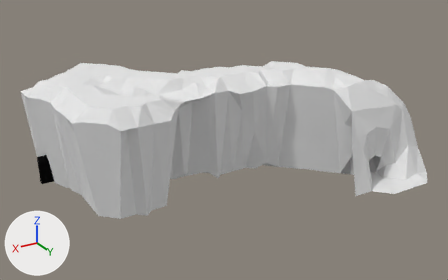
Two versions of the Blender file Assets/Game/Worlds/Farm/Models/Cave/Cave.blend, one commit apart.
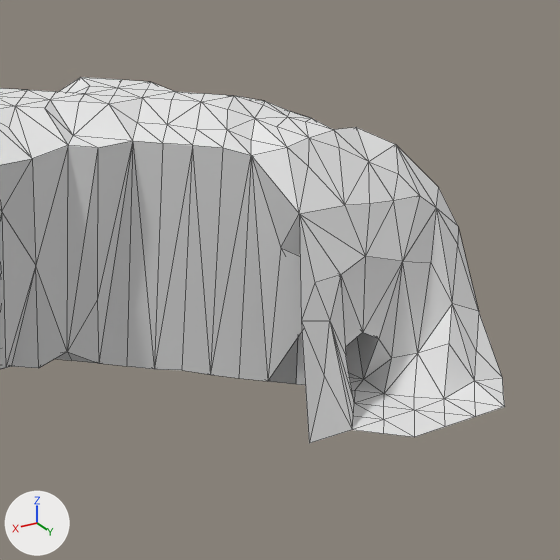
Each version appears first whole from a 50 mm lens placed at (34.7, 88.4, 62.9), pointed at (-26.0, -12.9, 12.3), and next in a close-up on the part from 54% to 100% of the width and 12% to 85% of the height. The lights are fixed; the arrows at lower left show +X, +Y and +Z. The close-ups show mesh edges as thin lines.

The first close-up shows 'Cave'.
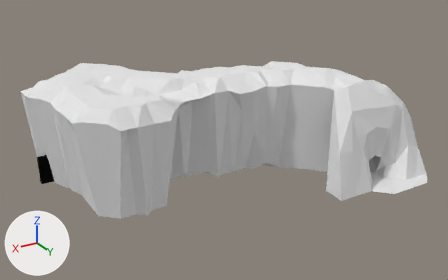
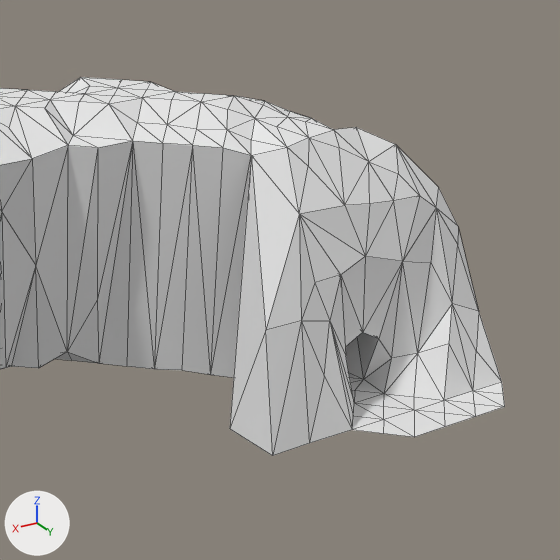
Where the change shows, as pixel boxes [x1, y1, x2, y2] in the close-ups (560 x 560 px; the box of a moved part takes in the faces that stretch with it):
'Cave', reshaped
    before: [0, 77, 505, 443]
    after: [0, 77, 505, 456]
part 1 of me_cave, added
    after: [230, 156, 309, 456]
part 2 of me_cave, moved or reshaped
    both: [414, 304, 505, 417]

Edits to the bpy script that builds the scene:
```text
Change me_cave:
    where me_cave.from_pydata(...)  # 577 vertices, 1099 faces; spans x -6250.0..938.0, y 438.0..2623.0, z -1250.0..4063.0
    used by ob_cave; location = (0.0, 0.0, 0.0); rotation_euler = (1.571, 0.0, 0.0), in degrees (90, 0, 0); scale = (0.01, 0.01, 0.01)
    verts and faces of me_cave; kept vertices keep their numbers, new ones are numbered from 577
    before: 242 (-4371.0, 2374.0, 26.0) at pixel (251, 155), 328 (-4560.0, 1677.0, -163.0) at pixel (280, 247), 330 (-4493.0, 2036.0, -396.0) at pixel (299, 213), 332 (-4322.0, 1346.0, -690.0) at pixel (301, 320), 340 (-4275.0, 479.0, -933.0) at pixel (309, 443)
    before: 341 (-4844.0, 479.0, -155.0) at pixel (296, 384), 342 (-4687.0, 479.0, 1.0) at pixel (267, 381), 539 (-4714.0, 1398.0, -232.0)
    before: 290 (-5781.0, 493.0, -1094.0) at pixel (474, 401), 291 (-5938.0, 564.0, -938.0) at pixel (474, 380), 292 (-5938.0, 476.0, -1250.0) at pixel (504, 406), 294 (-6094.0, 484.0, -1094.0) at pixel (503, 393), 307 (-5625.0, 490.0, -938.0) at pixel (444, 398)
    before: 314 (-6250.0, 509.0, -938.0) at pixel (502, 377)
    me_cave part 1
    add verts[577] = (-3927.0, 479.0, -938.0)  # pixel (272, 455)
    add verts[578] = (-4007.0, 1338.0, -675.0)  # pixel (265, 330)
    add verts[579] = (-3927.0, 479.0, -463.0)  # pixel (229, 428)
    add faces += [(332, 577, 340), (332, 578, 577), (330, 578, 332), (242, 578, 330), (577, 578, 579), (242, 579, 578)]  # mat_dirt (its picture is missing)
    add faces += [(341, 342, 539), (328, 539, 342)]  # mat_dirt (its picture is missing)
    me_cave part 2
    add verts[290] = (-5781.0, 477.0, -1094.0)  # moved, pixel (474, 403)
    add verts[291] = (-5938.0, 477.0, -938.0)  # moved, pixel (473, 390)
    add verts[292] = (-5938.0, 477.0, -1250.0)  # moved, pixel (504, 406)
    add verts[294] = (-6094.0, 477.0, -1094.0)  # moved, pixel (503, 393)
    add verts[307] = (-5625.0, 477.0, -938.0)  # moved, pixel (444, 400)
    add verts[314] = (-6250.0, 477.0, -938.0)  # moved, pixel (501, 381)
```
